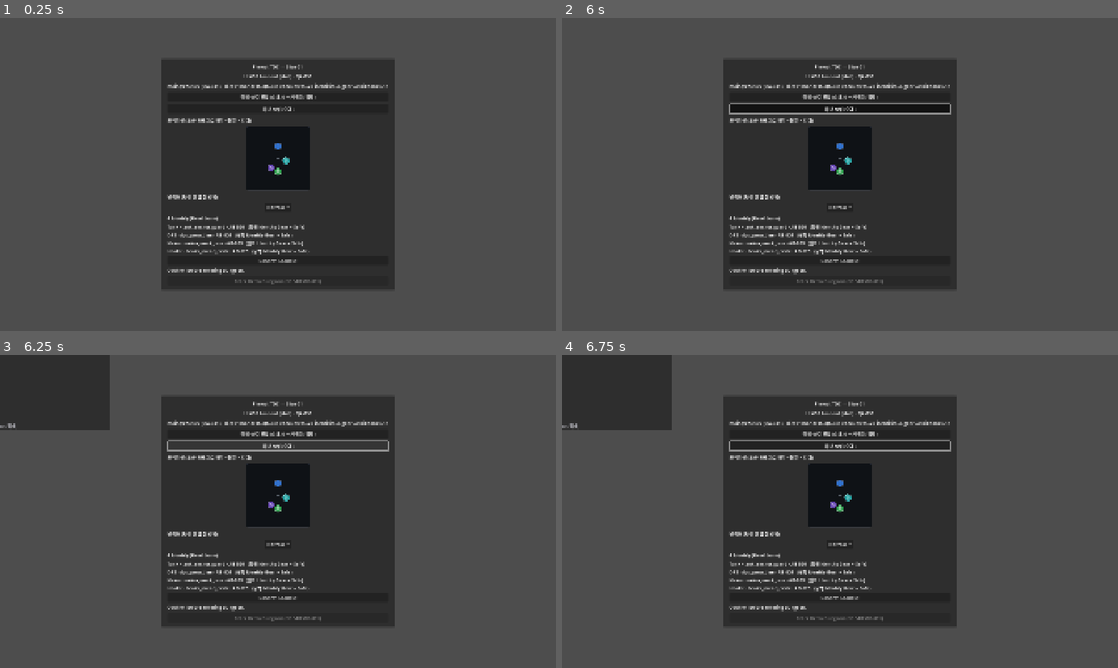
Above: before the commit, frames 1-4 (two rows, left to right).
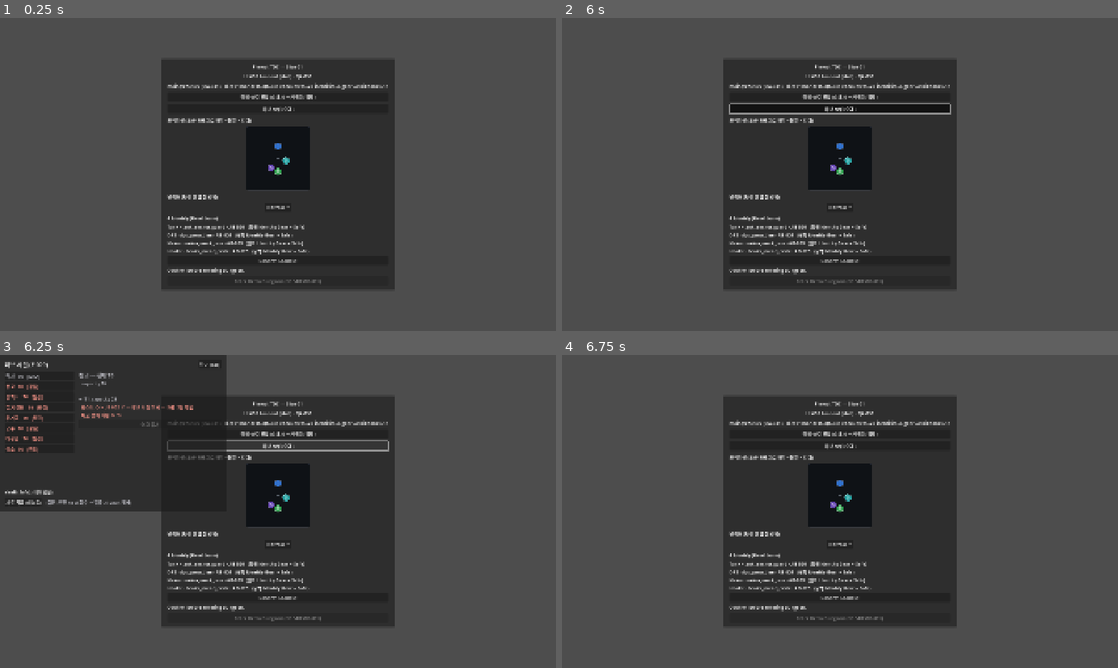
Above: after the commit, the same moments.

Repository: haepari1019/project_tdc_game
Game: Godot game, scene res://scenes/main.tscn
The game is run twice, just before and just after one commit, with the same random seed, the same clock (stepped at 60 frames per second) and the same inputs.
Inputs (mouse positions are in pixels of both pictures, inside the frame that each line leads up to):
- Up to frame 1 (0.25 s): no input
- Up to frame 2 (6 s): click "Normal" at 0.5 s; click "Normal" at 1.25 s; click "장비·스킬 편집 (스태시 → 캐릭터/백팩)" at 2 s; click "허브 시설 (승급)" at 2.75 s; click "Confirm Loadout" at 3.5 s; tap Enter at 4.25, 5.75 s; drag from (840, 158) to (895, 105) at 4.27 s; tap Space at 5 s; drag from (728, 190) to (812, 237) at 5.02 s; move the mouse to (895, 105) at 5.77 s; hold D (move_right) from 5.78 s (still down); hold G (toggle_formation_priority) from 5.78 s (still down); click (895, 105) at 5.92 s
- Up to frame 3 (6.25 s): keep holding D (move_right); keep holding G (toggle_formation_priority)
- Up to frame 4 (6.75 s): release D (move_right) at 6.5 s; release G (toggle_formation_priority) at 6.5 s; click (773, 364) at 6.5 s, where only the run after the commit has a clickable "닫기 (Esc)"

Frames 1-2 are identical in both runs. In frame 3, 12% of the frame differs, in the area x 0-41%, y 0-50%; in frame 4, 5.2%.

Commit message:
fix: 허브 시설 패널 레이아웃 — 중앙 정렬(쪼그라든 좌상단 창 + 잘린 버튼)
PanelContainer에 수동 anchor/position을 섞어 좌상단에 min크기로 붕괴 → 재료 지급 등
하단 버튼이 잘림. CenterContainer로 감싸 중앙 정렬 + MarginContainer 패딩 + win
custom_minimum_size 780×540으로 고정.

검증: 허브 부팅·ci_smoke PASS.

Co-Authored-By: Claude Opus 4.8 <noreply@anthropic.com>

Diff:
--- a/scripts/ui/hub_facilities_panel.gd
+++ b/scripts/ui/hub_facilities_panel.gd
@@ -23,14 +23,20 @@
 	dim.mouse_filter = Control.MOUSE_FILTER_STOP   # block clicks to the hub behind
 	add_child(dim)
 
+	var center := CenterContainer.new()
+	center.set_anchors_preset(Control.PRESET_FULL_RECT)
+	center.mouse_filter = Control.MOUSE_FILTER_IGNORE
+	add_child(center)
 	var win := PanelContainer.new()
-	win.set_anchors_preset(Control.PRESET_CENTER)
-	win.custom_minimum_size = Vector2(760, 520)
-	win.position = Vector2(-380, -260)
-	add_child(win)
+	win.custom_minimum_size = Vector2(780, 540)
+	center.add_child(win)
+	var margin := MarginContainer.new()
+	for s in ["margin_left", "margin_right", "margin_top", "margin_bottom"]:
+		margin.add_theme_constant_override(s, 16)
+	win.add_child(margin)
 	var root := VBoxContainer.new()
 	root.add_theme_constant_override("separation", 8)
-	win.add_child(root)
+	margin.add_child(root)
 
 	var titlebar := HBoxContainer.new()
 	root.add_child(titlebar)
